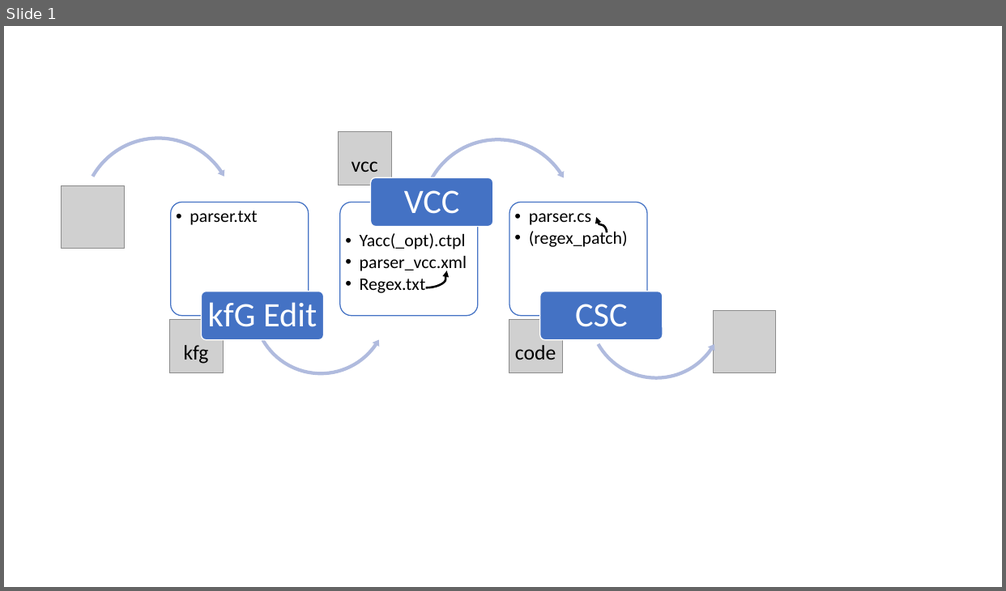
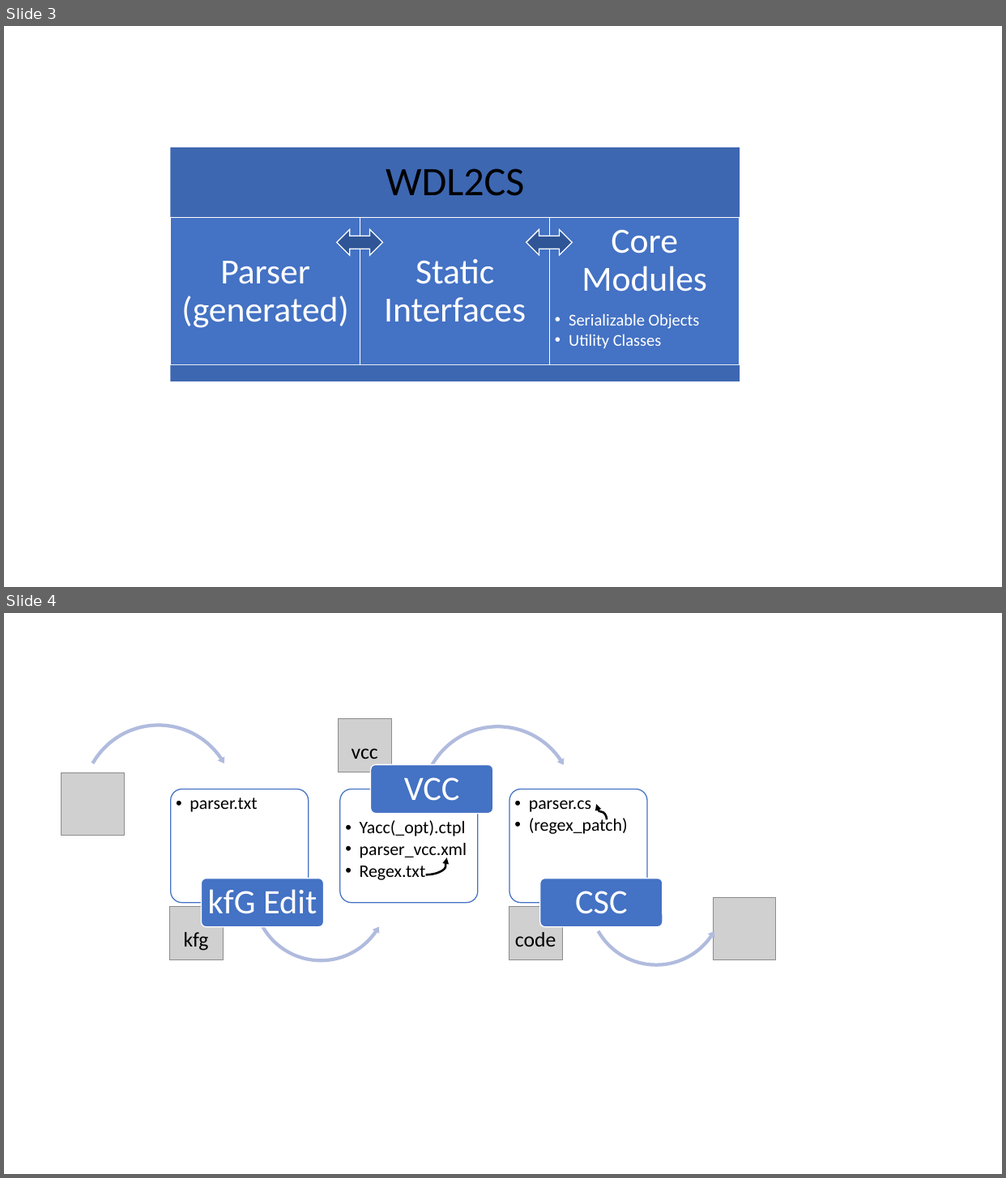
Before and after one commit to firoball/WDL2CS, a slide deck: process.pptx. Shown one above the other, each under a label of ours: slide 1 before the commit, slides 3 and 4 after it. The pictures are 1006x591 and 1006x1178 pixels, drawn with LibreOffice and Linux fonts; fonts in the diff are those of the drawing; grey boxes stand for pictures. Boxes give left, top, right and bottom in pixels: in the first picture for what was removed or moved away, otherwise in the second. Text is boxed around its words. In the diff, an @@ line names an element or a change of style, - is before the commit and + after.

```diff
--- a/process.pptx
+++ b/process.pptx
@@ slide 3 added at bbox=[4, 26, 1002, 587], background #FFFFFF @@
@@ left right arrow added at bbox=[337, 229, 383, 255], fill #2F5597, outline #FFFFFF 1 pt @@
@@ left right arrow added at bbox=[526, 229, 572, 255], fill #2F5597, outline #FFFFFF 1 pt @@
@@ group added at bbox=[170, 148, 740, 382]: 5 rectangles, 4 texts @@
+WDL2CS
+Parser (generated)
+Static Interfaces
+Core Modules
+  • Serializable Objects
+  • Utility Classes
@@ what was slide 1 is now slide 4 @@
```
Also in this commit, not shown: 2 other slides added, 4 other files.
